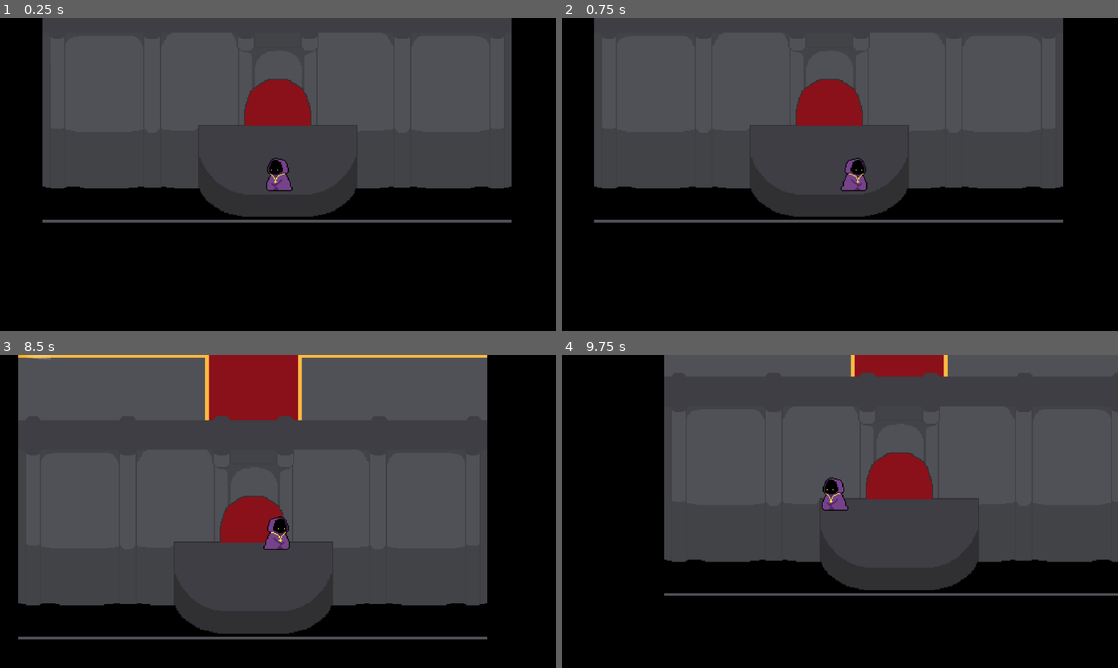
Above: before the commit, frames 1-4 (two rows, left to right).
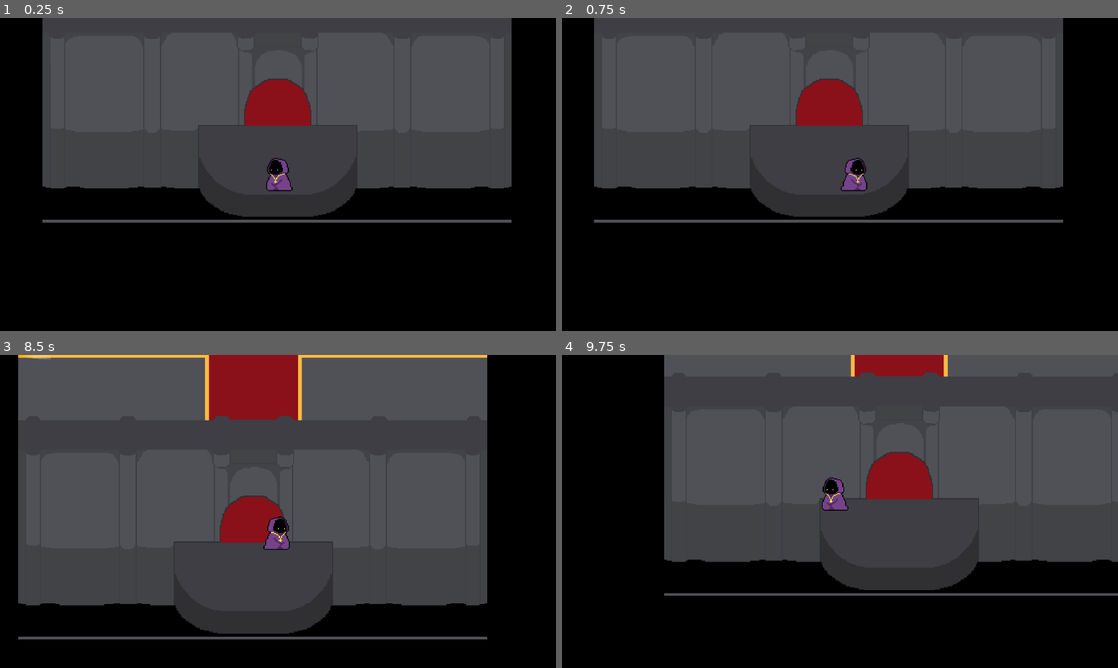
Above: after the commit, the same moments.

Repository: FavourAdekola/The-MathMagician
Game: Godot game, scene res://Scenes/starting_level.tscn
Same seed, same stepped clock (60 frames per second), same inputs: the game is played once before the commit and once after it. The project has no main scene, so this scene is started directly.
Inputs:
- Up to frame 1 (0.25 s): no input
- Up to frame 2 (0.75 s): tap Enter at 0.5 s; hold D (move_right) from 0.53 s (still down); tap Space (dash) at 0.6 s
- Up to frame 3 (8.5 s): release D (move_right) at 1.28 s; hold S (move_down) 1.28-2.03 s; tap Space (dash) at 1.35, 2, 2.1, 2.85, 3.6, 4.35, 5.1, 5.85, 6.6, 7.35, 8.1 s; hold D (move_right) 2.03-2.78 s; tap Enter at 2.75 s; hold W (move_up) 2.78-3.53 s; hold A (move_left) 3.53-5.03 s; hold S (move_down) 5.03-5.78 s; hold D (move_right) 5.78-6.53 s; hold W (move_up) 6.53-7.28 s; hold D (move_right) 7.28-8.03 s; hold S (move_down) from 8.03 s (still down)
- Up to frame 4 (9.75 s): release S (move_down) at 8.78 s; hold A (move_left) 8.78-9.53 s; tap Space (dash) at 8.85, 9.6 s; hold W (move_up) from 9.53 s (still down)

The runs differ from the first frame. In frame 1, less than 0.1% of the frame differs, in the area x 44-56%, y 20-28%; in frame 2, less than 0.1%; in frame 3, less than 0.1%; in frame 4, less than 0.1%, in the area x 54-67%, y 5-39%.

Commit message:
additional stuffs

Diff:
--- a/Scenes/spellbook.tscn
+++ b/Scenes/spellbook.tscn
@@ -60,6 +60,7 @@
 
 [node name="NumberZero" type="TextureButton" parent="Numbers"]
 texture_filter = 1
+layout_mode = 0
 offset_left = 75.0
 offset_top = 98.0
 offset_right = 107.0
@@ -69,6 +70,7 @@
 
 [node name="NumberOne" type="TextureButton" parent="Numbers"]
 texture_filter = 1
+layout_mode = 0
 offset_left = 13.0
 offset_top = -39.0
 offset_right = 45.0
@@ -78,6 +80,7 @@
 
 [node name="NumberTwo" type="TextureButton" parent="Numbers"]
 texture_filter = 1
+layout_mode = 0
 offset_left = 70.0
 offset_top = -39.0
 offset_right = 102.0
@@ -87,6 +90,7 @@
 
 [node name="NumberThree" type="TextureButton" parent="Numbers"]
 texture_filter = 1
+layout_mode = 0
 offset_left = 133.0
 offset_top = -38.0
 offset_right = 165.0
@@ -96,6 +100,7 @@
 
 [node name="NumberFour" type="TextureButton" parent="Numbers"]
 texture_filter = 1
+layout_mode = 0
 offset_left = 13.0
 offset_top = 4.0
 offset_right = 45.0
@@ -105,6 +110,7 @@
 
 [node name="NumberFive" type="TextureButton" parent="Numbers"]
 texture_filter = 1
+layout_mode = 0
 offset_left = 69.0
 offset_top = 5.0
 offset_right = 101.0
@@ -114,6 +120,7 @@
 
 [node name="NumberSix" type="TextureButton" parent="Numbers"]
 texture_filter = 1
+layout_mode = 0
 offset_left = 134.0
 offset_top = 5.0
 offset_right = 166.0
@@ -123,6 +130,7 @@
 
 [node name="NumberSeven" type="TextureButton" parent="Numbers"]
 texture_filter = 1
+layout_mode = 0
 offset_left = 13.0
 offset_top = 47.0
 offset_right = 45.0
@@ -132,6 +140,7 @@
 
 [node name="NumberEight" type="TextureButton" parent="Numbers"]
 texture_filter = 1
+layout_mode = 0
 offset_left = 72.0
 offset_top = 48.0
 offset_right = 104.0
@@ -141,6 +150,7 @@
 
 [node name="NumberNine" type="TextureButton" parent="Numbers"]
 texture_filter = 1
+layout_mode = 0
 offset_left = 132.0
 offset_top = 48.0
 offset_right = 164.0
@@ -149,6 +159,7 @@
 texture_normal = ExtResource("11_pb2yx")
 
 [node name="Clear" type="Button" parent="Numbers"]
+layout_mode = 0
 offset_left = 117.0
 offset_top = 103.0
 offset_right = 186.0
@@ -157,6 +168,7 @@
 text = "CLR"
 
 [node name="Enter" type="Button" parent="Numbers"]
+layout_mode = 0
 offset_left = 5.0
 offset_top = 103.0
 offset_right = 76.0
@@ -173,6 +185,7 @@
 
 [node name="AdditionSign" type="TextureButton" parent="Operators"]
 texture_filter = 1
+layout_mode = 0
 offset_left = -300.0
 offset_top = 25.0
 offset_right = -268.0
@@ -182,6 +195,7 @@
 
 [node name="SubtractionSign" type="TextureButton" parent="Operators"]
 texture_filter = 1
+layout_mode = 0
 offset_left = -225.0
 offset_top = 25.0
 offset_right = -193.0
@@ -191,6 +205,7 @@
 
 [node name="DivisionSign" type="TextureButton" parent="Operators"]
 texture_filter = 1
+layout_mode = 0
 offset_left = -225.0
 offset_top = 100.0
 offset_right = -193.0
@@ -200,6 +215,7 @@
 
 [node name="MultiplicationSign" type="TextureButton" parent="Operators"]
 texture_filter = 1
+layout_mode = 0
 offset_left = -300.0
 offset_top = 100.0
 offset_right = -268.0
@@ -208,6 +224,7 @@
 texture_normal = ExtResource("12_86bnw")
 
 [node name="Close" type="Button" parent="Operators"]
+layout_mode = 0
 offset_left = -263.0
 offset_top = -23.0
 offset_right = -192.0
@@ -224,6 +241,7 @@
 
 [node name="Key" type="TextureButton" parent="Items"]
 texture_filter = 1
+layout_mode = 0
 offset_left = 745.0
 offset_top = 335.0
 offset_right = 777.0
--- a/Scenes/starting_level.tscn
+++ b/Scenes/starting_level.tscn
@@ -99,6 +99,14 @@
 texture = ExtResource("1_fhvnb")
 centered = false
 
+[node name="Passage" type="Sprite2D" parent="Main Room"]
+texture_filter = 1
+position = Vector2(206, 0)
+texture = ExtResource("1_fhvnb")
+centered = false
+region_enabled = true
+region_rect = Rect2(206, 0, 69, 127)
+
 [node name="CastleFloor" type="Sprite2D" parent="Main Room"]
 texture_filter = 1
 texture = ExtResource("1_7o7ja")
@@ -109,6 +117,14 @@
 position = Vector2(0, 285)
 texture = ExtResource("2_eenn1")
 centered = false
+
+[node name="Castle Wall Hole" type="Sprite2D" parent="Main Room"]
+texture_filter = 1
+position = Vector2(206, 379.333)
+texture = ExtResource("2_eenn1")
+centered = false
+region_enabled = true
+region_rect = Rect2(206.016, 94.7018, 68.368, 129.27)
 
 [node name="Wall Colliders" type="StaticBody2D" parent="Main Room"]
 
Not shown: 2 places in Scenes/spellbook.tscn that only renumber resources
